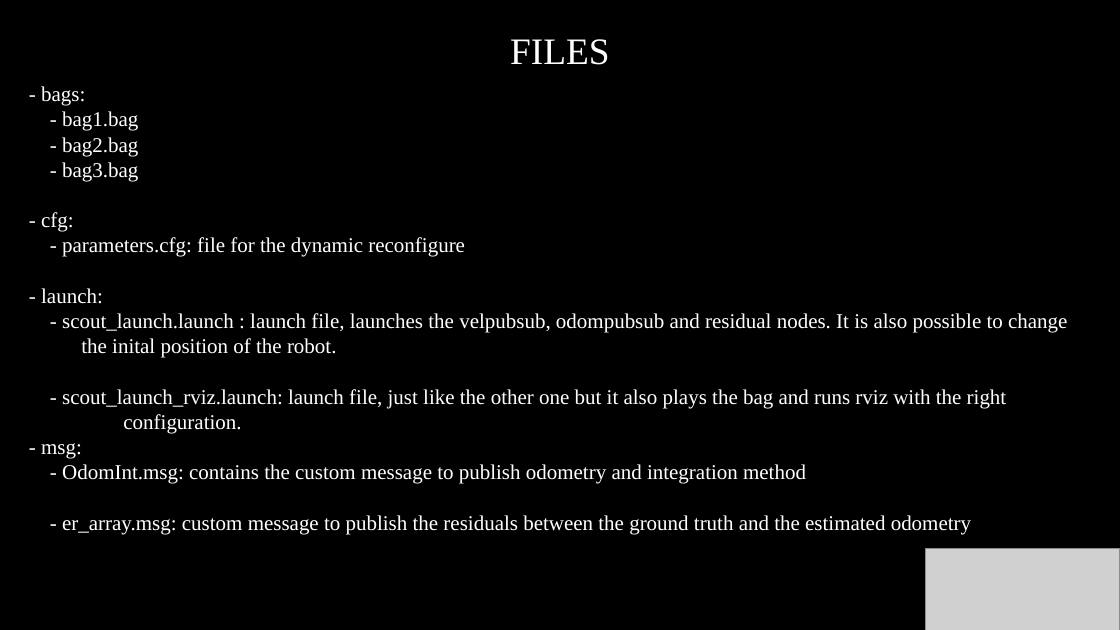
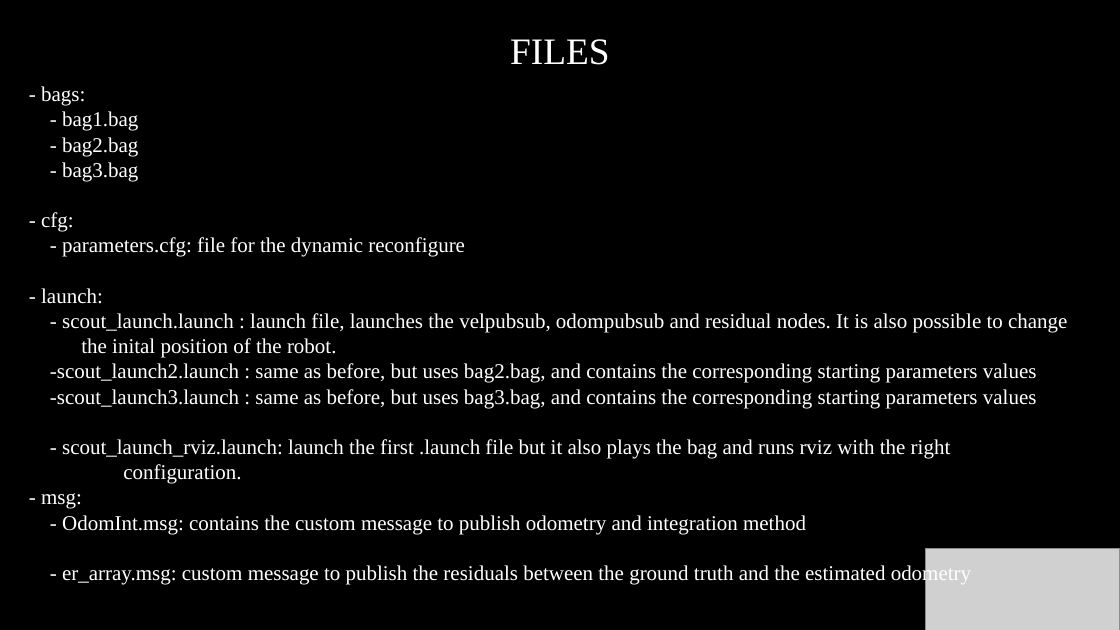
Before and after one commit to marcoCella/scout_ros, a slide deck: slide 2 of project1/Instructions.pptx. Drawn at 1120x630 pixels with LibreOffice and Linux fonts; fonts in the diff are those of the drawing; grey boxes stand for pictures. Boxes give left, top, right and bottom in pixels: in the first picture for what was removed or moved away, otherwise in the second. Text is boxed around its words. In the diff, an @@ line names an element or a change of style, - is before the commit and + after.

Commit message:
more png, more launch file

```diff
--- a/project1/Instructions.pptx
+++ b/project1/Instructions.pptx
@@ text at (50,363,1037,484): text changed @@
-- scout_launch_rviz.launch: launch file, just like the other one but it also plays the bag and runs rviz with the right configuration.
+-scout_launch2.launch : same as before, but uses bag2.bag, and contains the corresponding starting parameters values
+-scout_launch3.launch : same as before, but uses bag3.bag, and contains the corresponding starting parameters values
+- scout_launch_rviz.launch: launch the first .launch file but it also plays the bag and runs rviz with the right configuration.
```
Also in this commit, not shown: 5 other slides changed, 10 other files.
